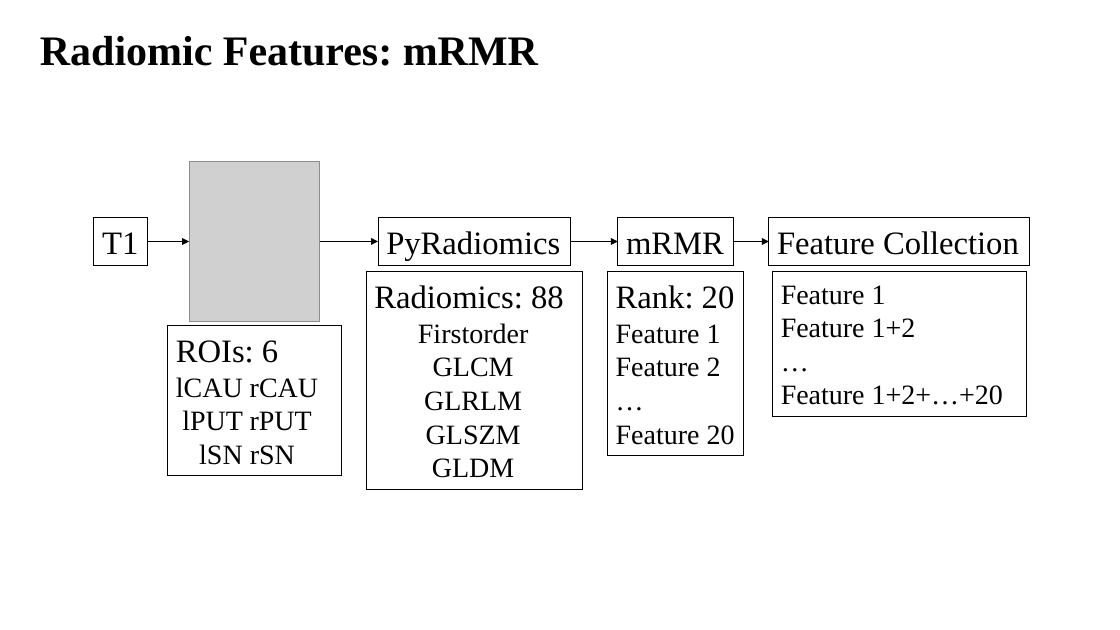
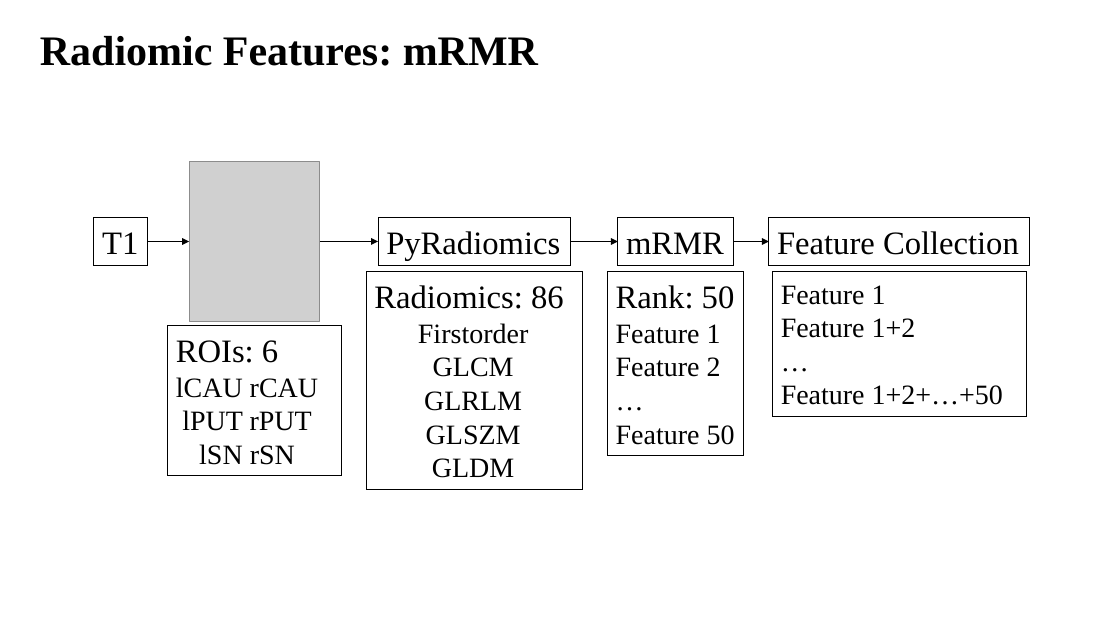
Before and after one commit to Biobots/Levodopa_Parkinson_MRI, a slide deck: slide 14 of doc/0221.pptx (slide 2 before the commit). Drawn at 1120x630 pixels with LibreOffice and Linux fonts; fonts in the diff are those of the drawing; grey boxes stand for pictures. Boxes give left, top, right and bottom in pixels: in the first picture for what was removed or moved away, otherwise in the second. Text is boxed around its words. In the diff, an @@ line names an element or a change of style, - is before the commit and + after.

```diff
--- a/doc/0221.pptx
+++ b/doc/0221.pptx
@@ text in rectangle at <box>374,285,564,309</box>: text changed @@
-Radiomics: 88
+Radiomics: 86
@@ text in rectangle at <box>616,285,735,309</box>: text changed @@
-Rank: 20
+Rank: 50
@@ text in rectangle at <box>781,385,1003,405</box>: text changed @@
-Feature 1+2+…+20
+Feature 1+2+…+50
@@ text in rectangle at <box>616,425,735,445</box>: text changed @@
-Feature 20
+Feature 50
```
Also in this commit, not shown: 6 other slides changed, 4 slides added, 5 other files.
